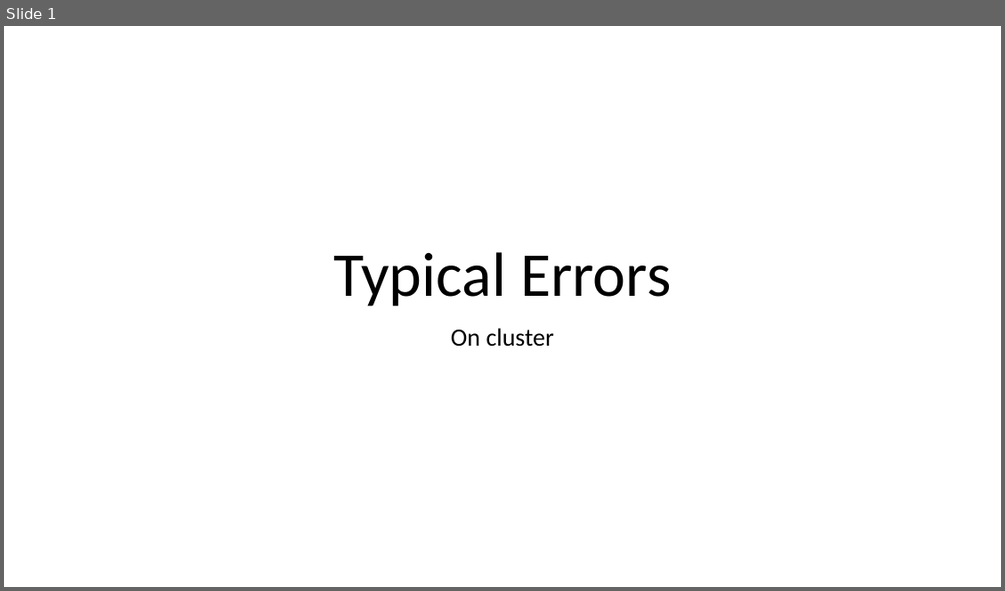
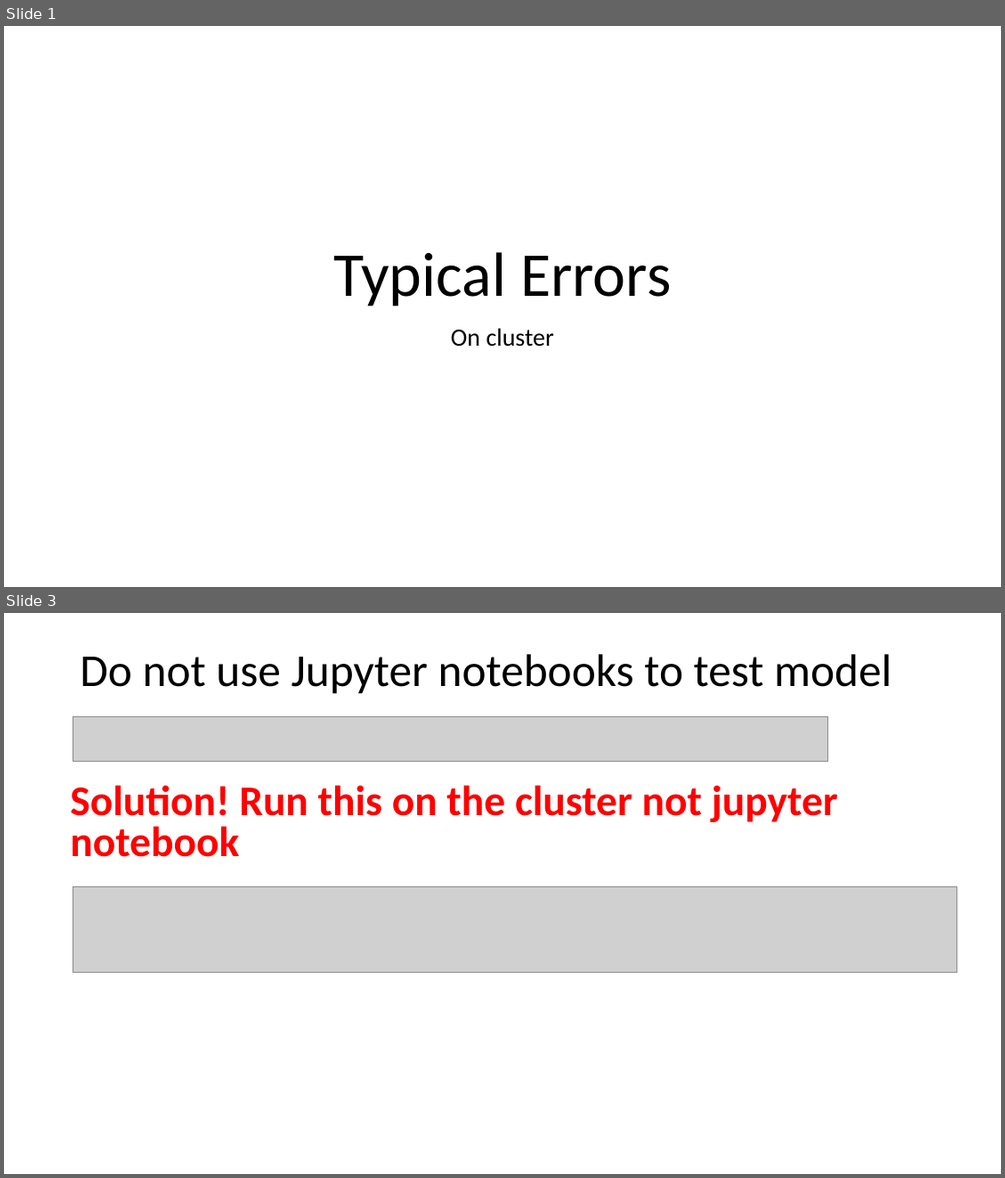
Before and after one commit to gabrielraya/lung-cancer, a slide deck: Typical Errors.pptx. Shown one above the other, each under a label of ours: slide 1 before the commit, slides 1 and 3 after it; the slides between them are not shown. The pictures are 1005x591 and 1005x1178 pixels, drawn with LibreOffice and Linux fonts; fonts in the diff are those of the drawing; grey boxes stand for pictures. Boxes give left, top, right and bottom in pixels: in the first picture for what was removed or moved away, otherwise in the second. Text is boxed around its words. In the diff, an @@ line names an element or a change of style, - is before the commit and + after.

```diff
--- a/Typical Errors.pptx
+++ b/Typical Errors.pptx
@@ slide 3 added at box(4, 613, 1001, 1174), background #FFFFFF @@
@@ title added at box(80, 654, 891, 694), 44 pt, text #000000 @@
+Do not use Jupyter notebooks to test model
@@ picture added at box(73, 716, 828, 761) @@
@@ text added at box(70, 785, 838, 857), 40.7 pt, text #FF0000, bold @@
+Solution! Run this on the cluster not jupyter notebook
@@ picture added at box(73, 886, 957, 971) @@
```
Also in this commit, not shown: 1 slide changed.
